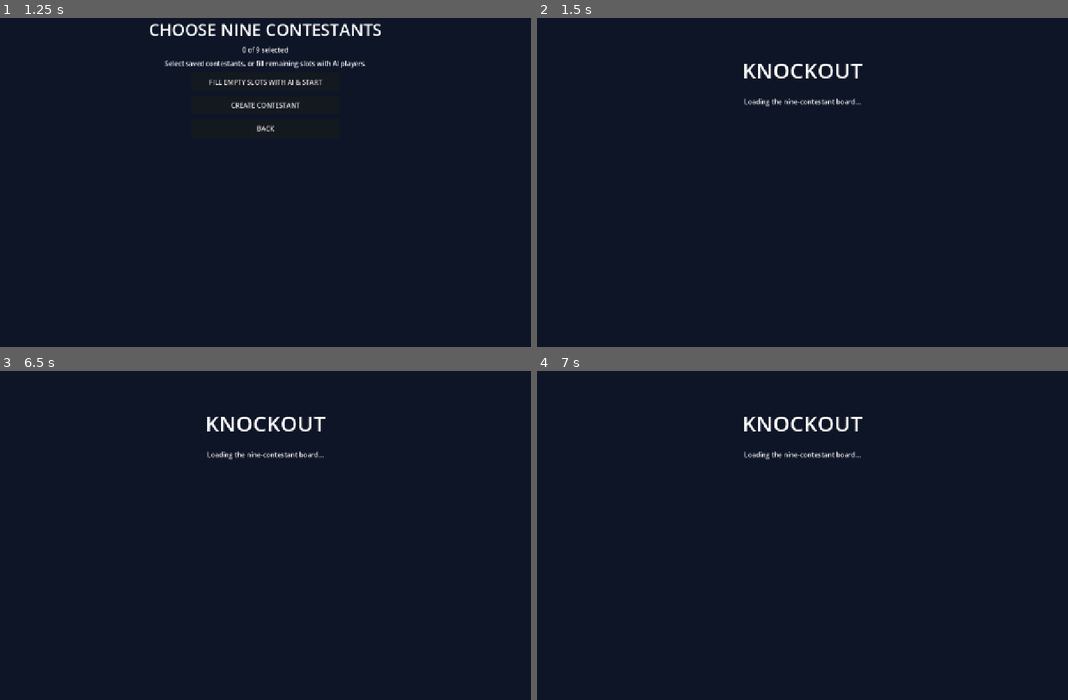
Above: before the commit, frames 1-4 (two rows, left to right).
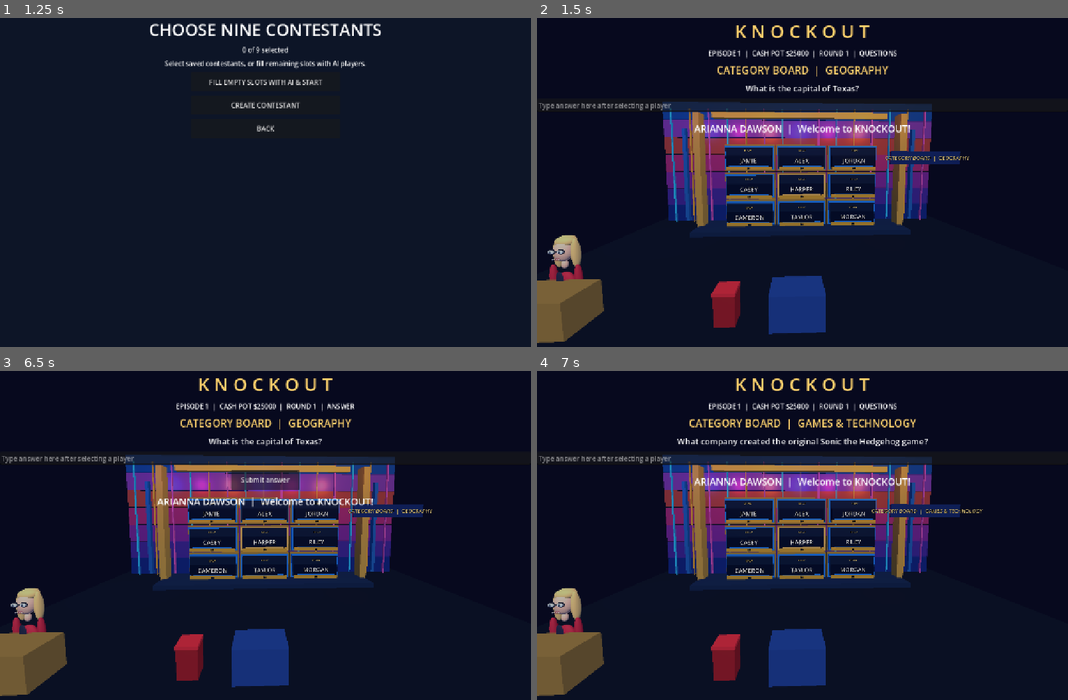
Above: after the commit, the same moments.

Repository: Becksploder2/Knockout
Game: Godot game, scene res://scenes/launcher.tscn
Same seed, same stepped clock (60 frames per second), same inputs: the game is played once before the commit and once after it.
Inputs (mouse positions are in pixels of both pictures, inside the frame that each line leads up to):
- Up to frame 1 (1.25 s): click "PLAY KNOCKOUT" at 0.5 s
- Up to frame 2 (1.5 s): click "FILL EMPTY SLOTS WITH AI & ST…" at 1.25 s
- Up to frame 3 (6.5 s): tap Enter at 2, 3.5, 5 s; tap Space at 2.75, 4.25, 5.75 s
- Up to frame 4 (7 s): click (802, 479) at 6.5 s, where only the run after the commit has a clickable "Submit answer"

Frame 1 is identical in both runs. In frame 2, 22% of the frame differs, in the area x 0-82%, y 2-99%; in frame 3, 22%; in frame 4, 23%, in the area x 0-84%, y 2-99%.
Error before the commit: Parse Error: Unexpected "extends" in class body. (res://Main.gd:7)

Commit message:
Fix GDScript parse order and restore automatic Escape selection and live timer inside main episode

Diff:
--- a/Main.gd
+++ b/Main.gd
@@ -1,10 +1,11 @@
+extends Control
+
 func _display_name(index: int) -> String:
 	var full_name: String = str(players[index]["name"]).strip_edges()
 	if bool(players[index]["ai"]):
 		return full_name.get_slice(" ", 0)
 	return full_name
 
-extends Control
 
 var pot := 25000
 var episode := 1
@@ -264,6 +265,32 @@
 			if spotlight_steps >= 23:
 				_finish_spotlight()
 		return
+	if phase == "escape_select":
+		escape_clock += delta
+		if escape_clock >= 0.12:
+			escape_clock = 0.0
+			escape_steps += 1
+			spotlight_index = randi_range(0, 8)
+			if escape_steps >= 24:
+				spotlight_index = escape_selected
+				champ = escape_selected
+				phase = "escape_choose"
+				host_banner.text = "ARIANNA: %s, you have 60 seconds to clear the board!" % _display_name(champ)
+				if studio_spotlight != null:
+					studio_spotlight.visible = false
+				spotlight_index = -1
+			elif studio_spotlight != null:
+				studio_spotlight.position = _square_light_position(spotlight_index)
+			render()
+		return
+	if phase == "escape_choose" or phase == "escape_panel" or phase == "escape_champion":
+		var previous_second: int = int(ceil(escape_time))
+		escape_time = maxf(0.0, escape_time - delta)
+		if escape_time <= 0.0:
+			_finish_escape(false)
+			return
+		if int(ceil(escape_time)) != previous_second:
+			render()
 	if phase == "questions" and round_number <= 2 and round_questions >= 3 and terminators_this_round < 3:
 		_begin_host_terminator()
 		return
